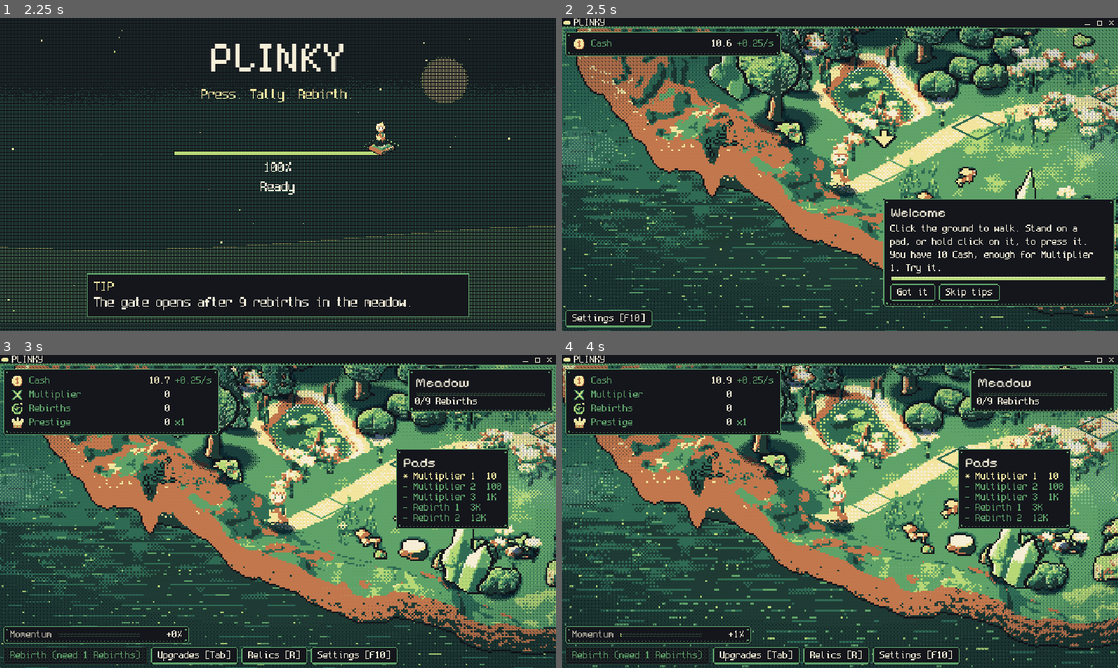
Above: before the commit, frames 1-4 (two rows, left to right).
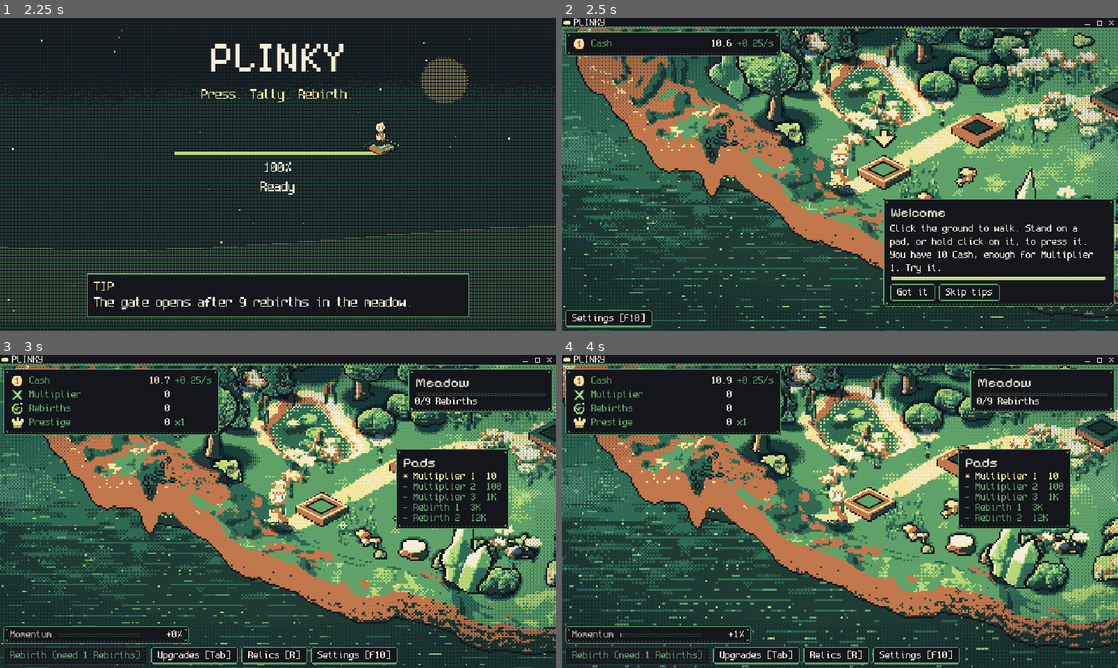
Above: after the commit, the same moments.

Repository: FreezingShock/Plinky
Game: Godot game, scene res://boot/boot.tscn
Two runs of this game, one before a commit and one after it. Both use one fixed random seed, a clock stepped at 60 frames per second and the inputs below.
Inputs (mouse positions are in pixels of both pictures, inside the frame that each line leads up to):
- Up to frame 1 (2.25 s): tap Enter (ui_accept) at 0.5, 0.77, 1.07 s; move the mouse to (400, 158) at 0.52 s; hold D 0.53-1.25 s; tap Space at 0.6 s; click (400, 158) at 0.67 s; drag from (166, 190) to (250, 237) at 1.27 s; move the mouse to (333, 105) at 2.02 s; hold D from 2.03 s (still down); tap 2 at 2.1 s; click (333, 105) at 2.17 s
- Up to frame 2 (2.5 s): keep holding D
- Up to frame 3 (3 s): release D at 2.75 s; click "Skip tips" at 2.75 s
- Up to frame 4 (4 s): drag from (812, 574) to (673, 464) at 3.52 s

Frame 1 is identical in both runs. In frame 2, 1.5% of the frame differs, in the area x 53-100%, y 20-55%; in frame 3, 0.9%; in frame 4, 1.3%.

Commit message:
Pad plates: raised slab, Far/Close/Ready states, spam-safe press sink and ripple
Co-Authored-By: Claude Sonnet 5.5 <noreply@anthropic.com>
Claude-Session: https://claude.ai/code/session_01Pmx9dTPz6cri7VWy3YYTZV

Diff:
--- a/main.gd
+++ b/main.gd
@@ -159,15 +159,16 @@
 ## Show the tooltip for the pad under the mouse, unless the mouse is over a HUD control.
 func _update_tooltip() -> void:
 	var over: Control = get_viewport().gui_get_hovered_control()
-	if over != null and over.mouse_filter != Control.MOUSE_FILTER_IGNORE:
+	var m: Vector2 = world.get_local_mouse_position()
+	var blocked: bool = over != null and over.mouse_filter != Control.MOUSE_FILTER_IGNORE
+	var shown: bool = false
+	for pad: TexelPad in pads.values():
+		pad.hovered = not blocked and not shown and pad.hit(m)
+		if pad.hovered:
+			tooltip.show_for(sim, pad.button_id, get_local_mouse_position())
+			shown = true
+	if not shown:
 		tooltip.hide_tip()
-		return
-	var m: Vector2 = world.get_local_mouse_position()
-	for pad: TexelPad in pads.values():
-		if pad.hit(m):
-			tooltip.show_for(sim, pad.button_id, get_local_mouse_position())
-			return
-	tooltip.hide_tip()
 
 
 func _unhandled_input(event: InputEvent) -> void:
--- a/tests/run.gd
+++ b/tests/run.gd
@@ -19,6 +19,7 @@
 	"res://tests/test_lighting.gd",
 	"res://tests/test_walk.gd",
 	"res://tests/test_pad_input.gd",
+	"res://tests/test_pad_plate.gd",
 	"res://tests/test_focus_rows.gd",
 	"res://tests/test_zone2.gd",
 	"res://tests/test_onboarding.gd",
--- /dev/null
+++ b/tests/test_pad_plate.gd
@@ -0,0 +1,21 @@
+extends RefCounted
+## Pad plate states and press animation (world/texel_pad.gd): Far / Close / Ready, whole-texel sink, spam-safe punch.
+
+func run(t: Object) -> void:
+	var pad := TexelPad.new()
+	pad.affordable = false
+	pad.progress = 0.0
+	t.eq(pad.pad_state(), TexelPad.PadState.FAR, "no money looks inert")
+	pad.progress = 0.4
+	t.eq(pad.pad_state(), TexelPad.PadState.CLOSE, "part of the cost shows the gauge")
+	pad.affordable = true
+	t.eq(pad.pad_state(), TexelPad.PadState.READY, "affordable is ready")
+	t.eq(pad.sink_texels(), 0, "at rest the plate is up")
+	pad.punch()
+	t.eq(pad.sink_texels(), FxConfig.PRESS_SINK_TEXELS, "a press sinks the plate the full amount")
+	for i in 5:
+		pad.punch()  # spam: restarts, never stacks
+	t.eq(pad.sink_texels(), FxConfig.PRESS_SINK_TEXELS, "spam-pressing does not sink further")
+	pad.standing = true
+	t.ok(pad.sink_texels() >= 1, "standing keeps the plate pressed")
+	pad.free()
--- a/ui/fx/fx_bus.gd
+++ b/ui/fx/fx_bus.gd
@@ -30,13 +30,24 @@
 const PARTICLE_COLORS: Array[Color] = [Color("f2e6a0"), Color("c2784e")]
 
 func press(pad: CanvasItem, pos: Vector2, amount: float, big := false, held := false) -> void:
-	var sq := PressSquash.new()
-	pad.add_child(sq)
-	sq.play(pad)
-	sq.finished.connect(sq.queue_free)
-	if big:
-		sq.hitstop(FxConfig.HITSTOP_MS * 2)
-	ParticleBurst.spawn(fx_root, pos, PARTICLE_COLORS, randi_range(10, 14) if big else -1)
+	var cols: Array[Color] = PARTICLE_COLORS
+	if pad is TexelPad:
+		# The pad animates itself (whole-texel sink and ripple), so rapid presses never stack tweens.
+		(pad as TexelPad).punch()
+		cols = [(pad as TexelPad).palette[5], (pad as TexelPad).palette[6]]
+		if big:
+			var hs := PressSquash.new()
+			pad.add_child(hs)
+			await hs.hitstop(FxConfig.HITSTOP_MS * 2)  # the node must outlive the freeze or time_scale never resets
+			hs.queue_free()
+	else:
+		var sq := PressSquash.new()
+		pad.add_child(sq)
+		sq.play(pad)
+		sq.finished.connect(sq.queue_free)
+		if big:
+			sq.hitstop(FxConfig.HITSTOP_MS * 2)
+	ParticleBurst.spawn(fx_root, pos, cols, randi_range(10, 14) if big else -1)
 	PopupStack.spawn(_popup_parent(), _to_screen(pos) + Vector2(-8, -30), amount, big, held)
 	if shake: shake.add(0.45 if big else 0.1)
 	Audio.pad_press(big, held)
--- a/ui/fx/particle_burst.gd
+++ b/ui/fx/particle_burst.gd
@@ -5,7 +5,13 @@
 
 var _p: Array[Dictionary] = []
 
+const MAX_LIVE: int = 10   # spam-pressing never piles up more bursts than this
+static var _live: int = 0
+
 static func spawn(parent: Node, pos: Vector2, colors: Array[Color], count := -1) -> void:
+	if _live >= MAX_LIVE:
+		return
+	_live += 1
 	var b := ParticleBurst.new()
 	b.position = FxConfig.snap(pos)
 	b.z_index = 90
@@ -32,6 +38,9 @@
 	if not alive:
 		queue_free()
 
+func _exit_tree() -> void:
+	_live = maxi(_live - 1, 0)
+
 func _draw() -> void:
 	for q in _p:
 		if q.age >= q.life:
--- a/world/texel_pad.gd
+++ b/world/texel_pad.gd
@@ -14,8 +14,24 @@
 ## True while the mouse is held down on this pad (hold-to-press). Read by main for Juice.
 var holding: bool = false
 var hold: HoldPress
+## Set by main each frame: the mouse is over this pad and not over the HUD.
+var hovered: bool = false
+## 0..1 of the cost you hold (see _refresh_progress). Drives the gauge and the Far / Close / Ready look.
+var progress: float = 0.0
+
+enum PadState { FAR, CLOSE, READY }
+const THICK: int = 3                 # slab thickness in texels at rest
+const FAR_BELOW: float = 0.1         # under this share of the cost the pad looks inert (stone, no gauge)
+const PUNCH_TIME: float = 0.16       # sink recovers in whole-texel steps over this long
+const RING_TIME: float = 0.3         # the ripple that leaves the pad on a press
+const NEAR_TEXELS: float = 40.0      # the approach cue starts this far from the pad (vertical doubled)
+const BAYER: Array[int] = [0, 8, 2, 10, 12, 4, 14, 6, 3, 11, 1, 9, 15, 7, 13, 5]
 
 var _timer: float = 0.0
+var _punch_t: float = 0.0   # 1 -> 0 after a press
+var _ring_t: float = 1.0    # 0 -> 1 ripple; 1 = idle
+var _progress_t: float = 0.0
+var _sig: int = -1          # what was last drawn; redraw only when it changes
 
 
 func _ready() -> void:
@@ -33,12 +49,22 @@
 		_timer = 0.0  # first press is immediate on arrival
 	standing = inside
 	affordable = sim.can_afford(button_id)
+	_progress_t -= delta
+	if _progress_t <= 0.0:
+		_progress_t = 0.2
+		_refresh_progress(sim)
+	_punch_t = maxf(_punch_t - delta / PUNCH_TIME, 0.0)
+	if _ring_t < 1.0:
+		_ring_t = minf(_ring_t + delta / RING_TIME, 1.0)
 	if inside:
 		_timer -= delta
 		if _timer <= 0.0:
 			_press()
 			_timer = sim.press_interval()
-	queue_redraw()
+	var sig: int = _signature()
+	if sig != _sig:
+		_sig = sig
+		queue_redraw()
 
 
 func _press() -> void:
@@ -66,13 +92,159 @@
 	return (d.x * d.x) / (h.x * h.x) + (d.y * d.y) / (h.y * h.y) <= 1.0
 
 
+## Called by Juice on every press. Restarts the sink and ripple, so spam-pressing never stacks tweens or drifts the pad.
+func punch() -> void:
+	_punch_t = 1.0
+	_ring_t = 0.0
+
+
+func _refresh_progress(sim: Sim) -> void:
+	var b: ButtonDef = sim.button_defs.get(button_id) as ButtonDef
+	if b == null:
+		progress = 0.0
+		return
+	if affordable:
+		progress = 1.0
+		return
+	var cost: BigNum = Formulas.button_cost(b)
+	progress = 1.0 if cost.is_zero() else clampf(sim.get_stat(b.cost_stat).div(cost).to_float(), 0.0, 1.0)
+
+
+func pad_state() -> PadState:
+	if affordable:
+		return PadState.READY
+	return PadState.FAR if progress < FAR_BELOW else PadState.CLOSE
+
+
+## Whole texels of sink: 0 at rest, 1 while standing or hovered-and-held, 2 on the punch, stepping back up.
+func sink_texels() -> int:
+	var s: int = 0
+	if standing or holding:
+		s = 1
+	return maxi(s, ceili(_punch_t * float(FxConfig.PRESS_SINK_TEXELS)))
+
+
+## 0 (far) .. 2 (on the plate): the approach cue brightens the rim as the walker gets close.
+func nearness() -> int:
+	var d: Vector2 = walker.position - position
+	var dist: float = Vector2(d.x, d.y * 2.0).length()
+	if standing:
+		return 3
+	if dist < NEAR_TEXELS * 0.5:
+		return 2
+	return 1 if dist < NEAR_TEXELS else 0
+
+
+func _ripple_step() -> int:
+	return -1 if _ring_t >= 1.0 else int(_ring_t * 6.0)
+
+
+func _pulse_step() -> int:
+	if FxConfig.reduce_flashing or not affordable:
+		return 0
+	return floori(float(Time.get_ticks_msec()) / 250.0) % 4
+
+
+## Everything the picture depends on, packed. _draw runs only when this changes (perf.md rule 1).
+func _signature() -> int:
+	return (int(pad_state()) | sink_texels() << 2 | int(hovered) << 4 | nearness() << 5 | (_ripple_step() + 1) << 7
+		| _pulse_step() << 10 | int(progress * 8.0) << 12 | int(holding) << 16
+		| int(glow != null and glow.flash_t > 0.0) << 17 | (glow.color_index if glow != null else 0) << 18)
+
+
+func _rows(cx: int, cy: int, hx: int, hy: int, left: Color, right: Color) -> void:
+	for dy in range(-hy, hy + 1):
+		var w: int = roundi(float(hx) * (1.0 - absf(float(dy)) / (float(hy) + 0.5)))
+		draw_rect(Rect2(cx - w, cy + dy, w + 1, 1), left)
+		if w > 0:
+			draw_rect(Rect2(cx + 1, cy + dy, w, 1), right)
+
+
+## Bayer-dithered highlight on the lit (upper-left) rim of the top face, pinned to world texels.
+func _lit_rim(cy: int, hx: int, hy: int, col: Color) -> void:
+	var o: Vector2i = Vector2i(position.round())
+	for dy in range(-hy, 1):
+		var w: int = roundi(float(hx) * (1.0 - absf(float(dy)) / (float(hy) + 0.5)))
+		for k in 3:
+			var x: int = -w + k
+			var thr: int = 12 - k * 5
+			if BAYER[((cy + dy + o.y) & 3) * 4 + ((x + o.x) & 3)] < thr:
+				draw_rect(Rect2(x, cy + dy, 1, 1), col)
+
+
+func _draw() -> void:
+	var st: PadState = pad_state()
+	var sink: int = sink_texels()
+	var lift: int = 1 if (hovered and sink == 0) else 0
+	var th: int = THICK - sink
+	var top: int = sink - lift          # y of the top face centre
+	var hx: int = int(HALF.x)
+	var hy: int = int(HALF.y)
+	var ink: Color = palette[0]
+	# Ripple on the ground, under the slab.
+	var rs: int = _ripple_step()
+	if rs >= 0:
+		var g: float = 1.0 + 0.45 * float(rs + 1) / 6.0
+		var rc: Color = palette[7] if rs < 4 else palette[4]
+		draw_polyline(_diamond(g), rc, 1.0)
+	# Ink silhouette (rule 6: one outline in palette 0) around the whole slab.
+	for k in range(0, th + 1):
+		_rows(0, top + k, hx + 1, hy + 1, ink, ink)
+	# Side faces: lit left in earth, shaded right in shadow (rule 1: warm only where light hits).
+	for k in range(1, th + 1):
+		_rows(0, top + k, hx, hy, palette[6], palette[1])
+	# Top face.
+	var face: Color = palette[6]
+	var face_r: Color = palette[6]
+	if st == PadState.FAR:
+		face = palette[2]
+		face_r = palette[2]
+	_rows(0, top, hx, hy, face, face_r)
+	if st != PadState.FAR:
+		_lit_rim(top, hx, hy, palette[5])
+	elif hovered:
+		_lit_rim(top, hx, hy, palette[3])
+	# Rim: brighter as the walker approaches or the mouse hovers.
+	var near: int = nearness()
+	var rim: Color = palette[2] if st == PadState.FAR else palette[6]
+	if st == PadState.READY:
+		rim = palette[5]
+	if near >= 1 and st != PadState.FAR:
+		rim = palette[7] if near >= 2 else palette[5]
+	if hovered:
+		rim = palette[7]
+	draw_polyline(_diamond_at(1.0, top), rim, 1.0)
+	# Inset: the glow inlay. Ready = full glow colour (pulses a step). Otherwise a gauge that fills with progress.
+	var ihx: int = 8
+	var ihy: int = 4
+	if st == PadState.READY:
+		var gc: Color = glow.pad_color(palette) if glow != null else palette[5]
+		if _pulse_step() == 0 and not FxConfig.reduce_flashing:
+			gc = gc.lerp(palette[7], 0.4)
+		if sink >= 2 or standing:
+			gc = palette[7]
+		_rows(0, top, ihx, ihy, gc, gc)
+	else:
+		_rows(0, top, ihx, ihy, palette[1], palette[1])
+		if st == PadState.CLOSE:
+			var cut: int = top + ihy - roundi(progress * float(ihy * 2 + 1))
+			for dy in range(-ihy, ihy + 1):
+				if top + dy < cut:
+					continue
+				var w: int = roundi(float(ihx) * (1.0 - absf(float(dy)) / (float(ihy) + 0.5)))
+				draw_rect(Rect2(-w, top + dy, w * 2 + 1, 1), palette[3])
+	draw_polyline(_diamond_at(0.6, top), ink, 1.0)
+	if standing:
+		draw_polyline(_diamond_at(0.38, top), palette[7], 1.0)
+
+
+func _diamond_at(scale: float, y: int) -> PackedVector2Array:
+	var pts: PackedVector2Array = _diamond(scale)
+	for i in pts.size():
+		pts[i].y += float(y)
+	return pts
+
+
 func _diamond(scale: float) -> PackedVector2Array:
 	var h: Vector2 = HALF * scale
 	return PackedVector2Array([Vector2(-h.x, 0), Vector2(0, -h.y), Vector2(h.x, 0), Vector2(0, h.y), Vector2(-h.x, 0)])
-
-
-func _draw() -> void:
-	var col: Color = glow.pad_color(palette) if (glow != null and affordable) else palette[2]
-	draw_polyline(_diamond(1.0), col, 1.0)
-	if standing:
-		draw_polyline(_diamond(0.6), palette[7], 1.0)
Not shown, changed: docs/decisions.md
